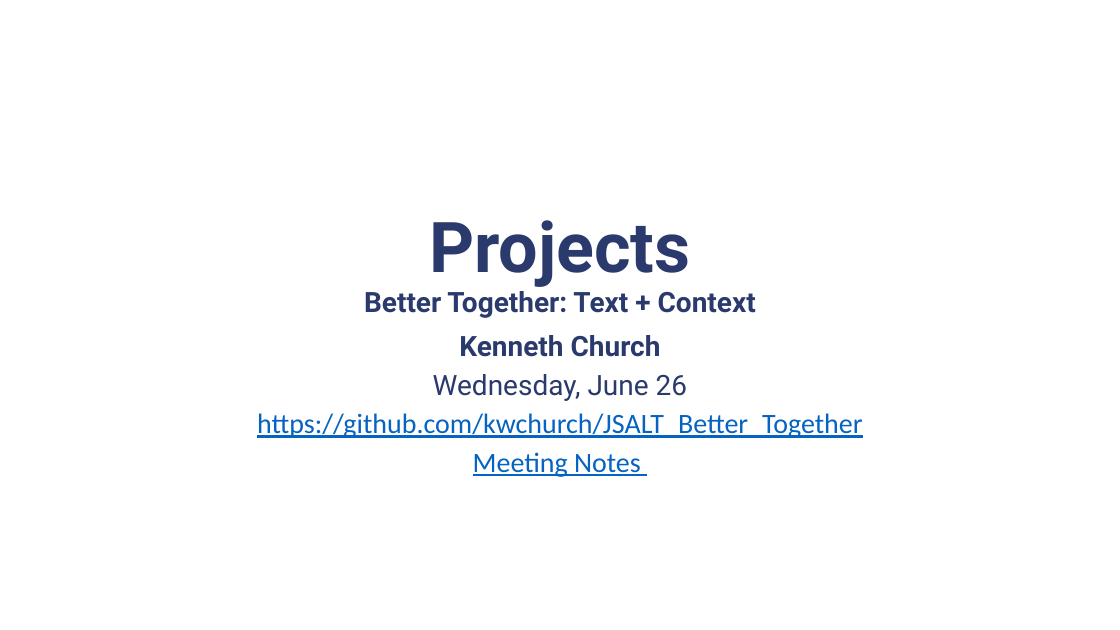
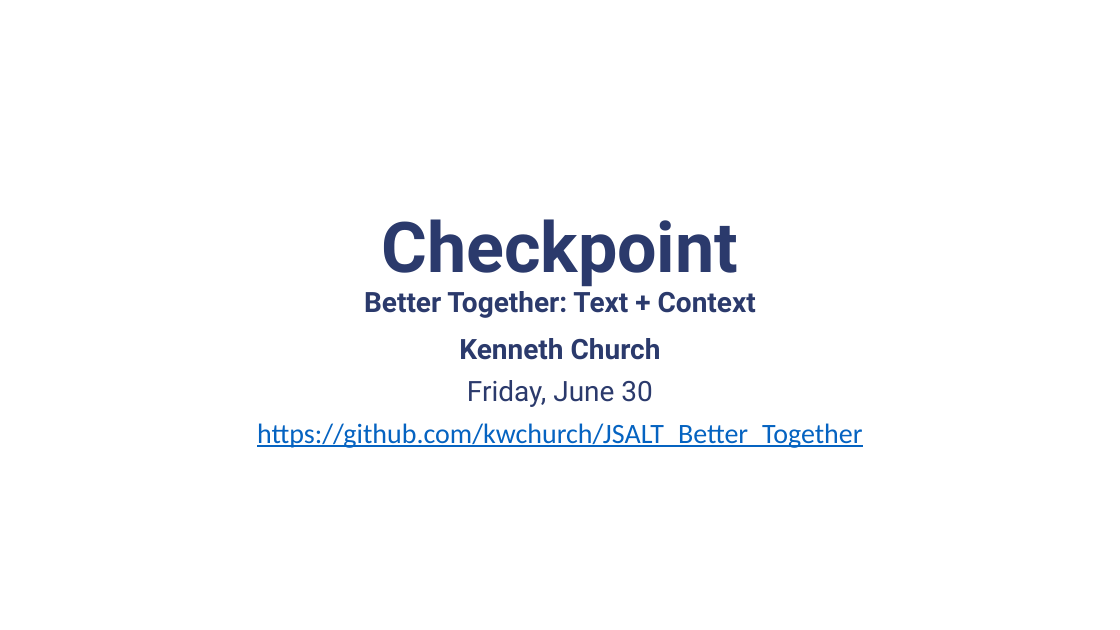
Before and after one commit to kwchurch/JSALT_Better_Together, a slide deck: slide 1 of slides/checkpoints/June30/kwc_June30_checkpoint.pptx. Drawn at 1120x630 pixels with LibreOffice and Linux fonts; fonts in the diff are those of the drawing. Boxes give left, top, right and bottom in pixels: in the first picture for what was removed or moved away, otherwise in the second. Text is boxed around its words. In the diff, an @@ line names an element or a change of style, - is before the commit and + after.

Commit message:
checkpoint

```diff
--- a/slides/checkpoints/June30/kwc_June30_checkpoint.pptx
+++ b/slides/checkpoints/June30/kwc_June30_checkpoint.pptx
@@ title at (364, 219, 756, 318): text changed @@
-Projects
-Better Together: Text + Context
+Checkpoint
+Better Together: Text + Context
@@ subtitle at (257, 338, 862, 448): line spacing 0.8 to 0.9 @@
@@ subtitle at (467, 380, 652, 407): text changed @@
-Wednesday, June 26
+Friday, June 30
@@ subtitle at (473, 452, 641, 477): paragraph removed @@
-Meeting Notes
```
Also in this commit, not shown: 1 other slide changed, 3 slides removed, 1 other file.
